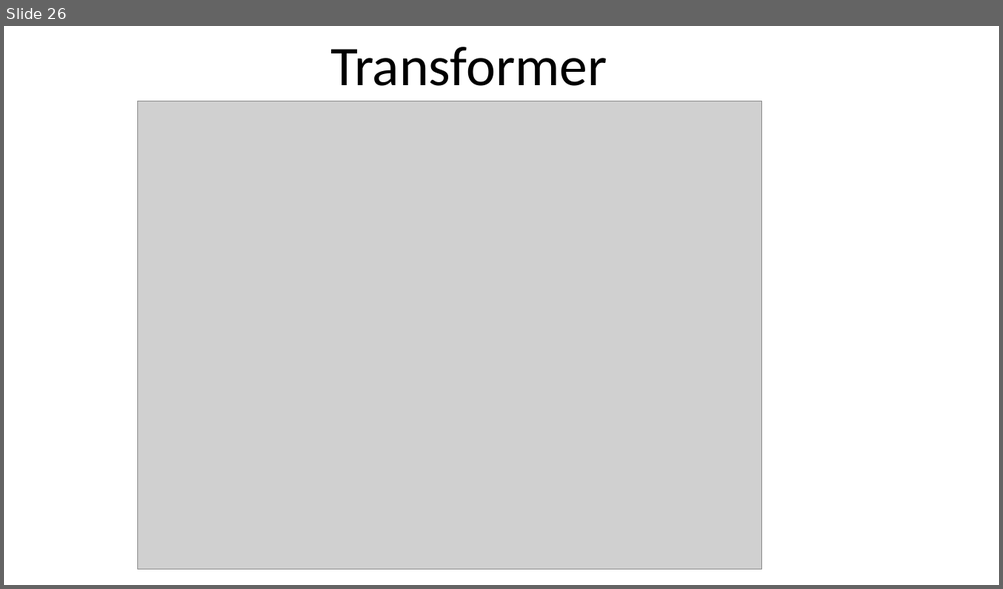
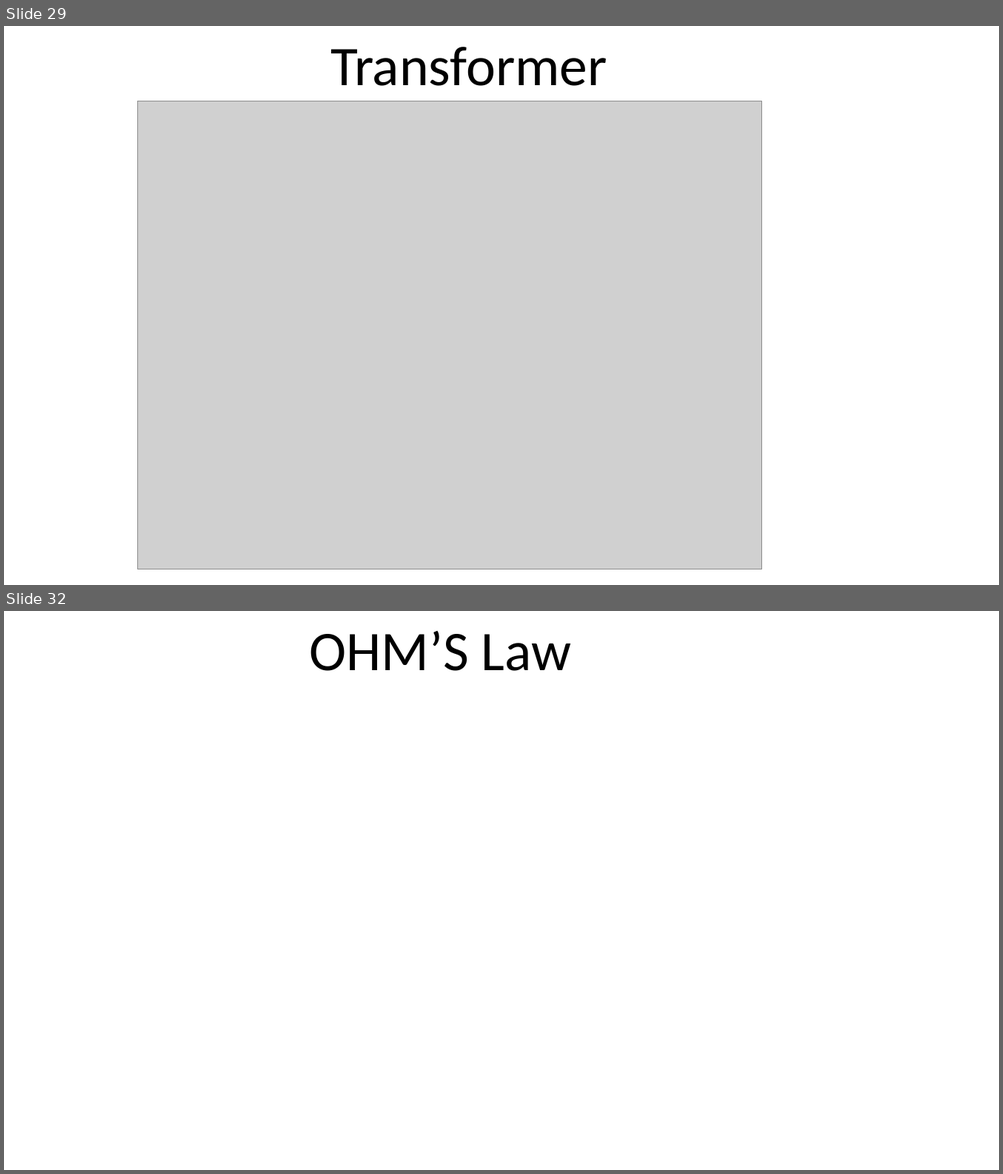
Before and after one commit to infocelab/embedded-projects, a slide deck: Documents/projects for schools.pptx. Shown one above the other, each under a label of ours: slide 26 before the commit, slides 29 and 32 after it; the slides between them are not shown. The pictures are 1003x589 and 1003x1174 pixels, drawn with LibreOffice and Linux fonts; fonts in the diff are those of the drawing; grey boxes stand for pictures. Boxes give left, top, right and bottom in pixels: in the first picture for what was removed or moved away, otherwise in the second. Text is boxed around its words. In the diff, an @@ line names an element or a change of style, - is before the commit and + after.

```diff
--- a/Documents/projects for schools.pptx
+++ b/Documents/projects for schools.pptx
@@ slide 32 added at (4, 611, 999, 1170), background #FFFFFF @@
@@ text added at (310, 631, 571, 671), 54 pt, text #000000 @@
+OHM’S Law
@@ what was slide 26 is now slide 29 @@
```
Also in this commit, not shown: 3 slides changed, 18 other slides added, 2 slides removed.
